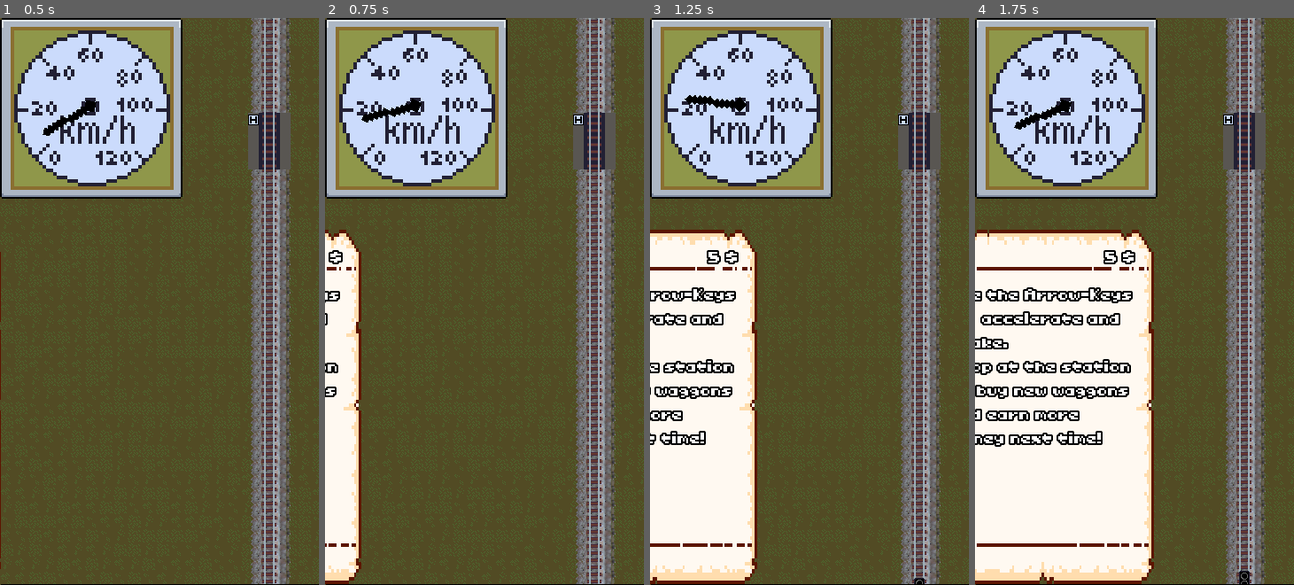
Above: before the commit, frames 1-4 (left to right).
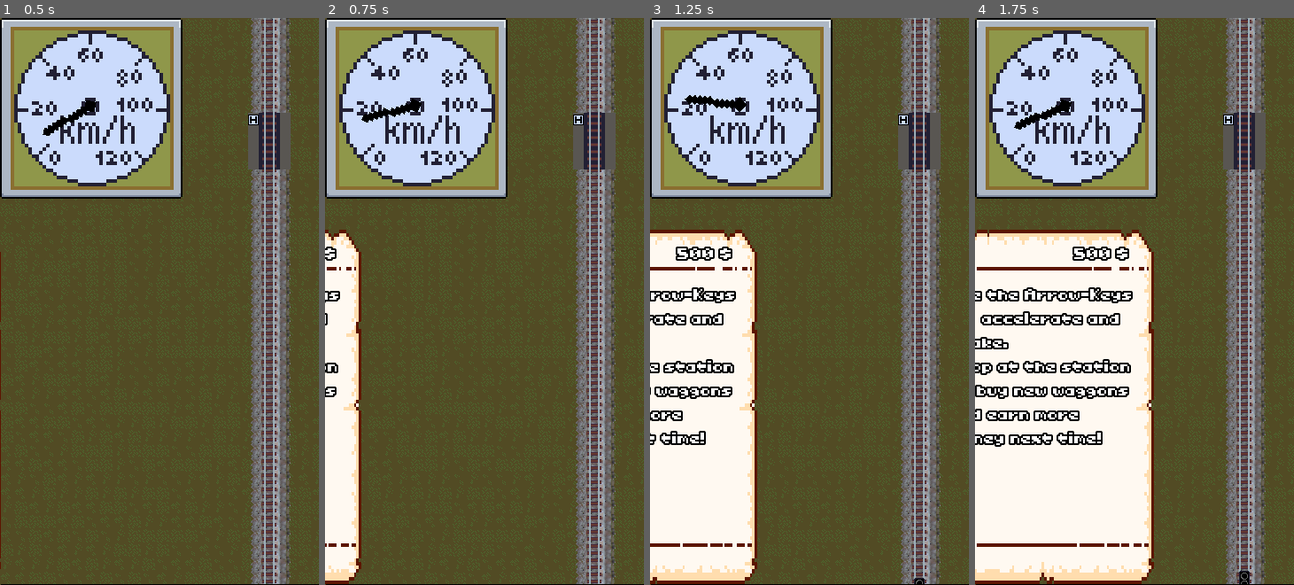
Above: after the commit, the same moments.

Repository: sthoni/gamejamaugust2024
Game: Godot game, scene res://game.tscn
Two runs of this game, one before a commit and one after it. Both use one fixed random seed, a clock stepped at 60 frames per second and the inputs below.
Inputs:
- Up to frame 1 (0.5 s): no input
- Up to frame 2 (0.75 s): tap Enter (shop) at 0.5 s; hold Up (accelerate) from 0.53 s (still down)
- Up to frame 3 (1.25 s): keep holding Up (accelerate); tap Enter (shop) at 0.77 s
- Up to frame 4 (1.75 s): release Up (accelerate) at 1.28 s; hold Down (brake) from 1.28 s (still down); tap Enter (shop) at 1.52 s

Frame 1 is identical in both runs. In frame 2, less than 0.1% of the frame differs, in the area x 0-6%, y 40-44%; in frame 3, 0.3%, in the area x 8-28%, y 40-44%; in frame 4, 0.3%.

Commit message:
Geld wird nun bei Änderung animiert hoch- oder heruntergesetzt. Bei Einnahmen gibt es einen Sound.

Diff:
--- a/game.gd
+++ b/game.gd
@@ -7,6 +7,7 @@
 @onready var label_level: Label = %LabelLevel
 @onready var panel_container: PanelContainer = $PanelContainer
 @onready var level_stats: LevelStats = preload("res://level/level_start.tres")
+@onready var money_player: AudioStreamPlayer = $MoneyPlayer
 
 func _ready() -> void:
 	randomize()
@@ -31,14 +32,18 @@
 
 func _on_item_buy_button_pressed(item: Item) -> void:
 	if item.price <= game_stats.money:
-		game_stats.money -= item.price
+		var tween := create_tween()
+		var end_money: int = game_stats.money - item.price
+		tween.tween_property(game_stats, "money", end_money, item.price / 50)
 		@warning_ignore("return_value_discarded")
 		Events.emit_signal("item_bought", item)
 
 
 func _on_station_freight_sold(count: int) -> void:
-	game_stats.money += count
-
+	money_player.play()
+	var tween := create_tween()
+	var end_money: int = game_stats.money + count
+	tween.tween_property(game_stats, "money", end_money, count / 50)
 
 func _on_level_end_reached() -> void:
 	game_stats.current_level += 1
--- a/game.tscn
+++ b/game.tscn
@@ -1,9 +1,10 @@
-[gd_scene load_steps=6 format=3 uid="uid://djq6kvq6des23"]
+[gd_scene load_steps=7 format=3 uid="uid://djq6kvq6des23"]
 
 [ext_resource type="Script" uid="uid://dkf51wunavfc7" path="res://game.gd" id="1_4fbc6"]
 [ext_resource type="PackedScene" uid="uid://5m2ar4vwdnpd" path="res://level/level.tscn" id="2_lsa33"]
 [ext_resource type="Resource" uid="uid://c8w436a63djfq" path="res://game_stats_start.tres" id="2_objxm"]
 [ext_resource type="PackedScene" uid="uid://botpyjbja42c" path="res://ui/shop.tscn" id="4_tp65r"]
+[ext_resource type="AudioStream" uid="uid://cul1ktvspbvh8" path="res://assets/music/201159__kiddpark__cash-register.mp3" id="5_7jktm"]
 
 [sub_resource type="StyleBoxFlat" id="StyleBoxFlat_cr26j"]
 bg_color = Color(0, 0, 0, 1)
@@ -39,3 +40,7 @@
 text = "LEVEL"
 visible_characters = 0
 visible_ratio = 0.0
+
+[node name="MoneyPlayer" type="AudioStreamPlayer" parent="."]
+stream = ExtResource("5_7jktm")
+volume_db = -20.0
--- a/game_stats_start.tres
+++ b/game_stats_start.tres
@@ -6,4 +6,4 @@
 [resource]
 script = ExtResource("1_58pdo")
 train_stats = ExtResource("2_8p06v")
-start_money = 5
+start_money = 500
--- a/level/level.gd
+++ b/level/level.gd
@@ -13,7 +13,7 @@
 func _ready() -> void:
 	hints.visible = false
 	set_level_stats(level_stats)
-	var tween = get_tree().create_tween()
+	var tween = create_tween()
 	tween.tween_property(manual, "position", Vector2(-28.0,294.0), 2)
 	@warning_ignore("return_value_discarded")
 	Events.station_status_changed.connect(_on_station_status_changed)
--- a/level/level.tscn
+++ b/level/level.tscn
@@ -84,10 +84,10 @@
 layout_mode = 1
 anchors_preset = 10
 anchor_right = 1.0
-offset_left = 169.0
-offset_top = -30.0
-offset_right = 209.0
-offset_bottom = -6.0
+offset_left = 162.0
+offset_top = -34.0
+offset_right = 202.0
+offset_bottom = -10.0
 grow_horizontal = 2
 text = "3000 $"
 horizontal_alignment = 2
Not shown, added: assets/music/201159__kiddpark__cash-register.mp3.import
Not shown, added: assets/music/201159__kiddpark__cash-register.mp3
